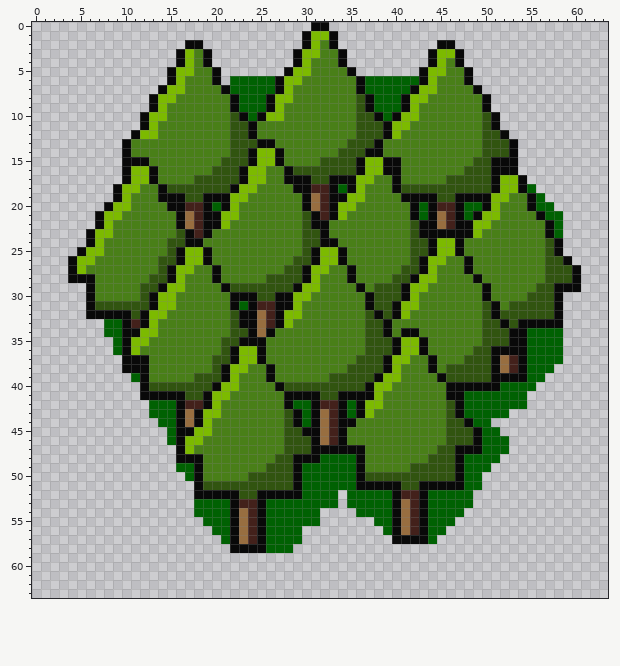
Edited in one commit: pixel-art sprite (public/assets/Tiles/Plains/Woods/sheet01.png). That is the earlier state.
The file is 64x64 pixels. Colours within 5 levels of each other are drawn and written as one.
New version:
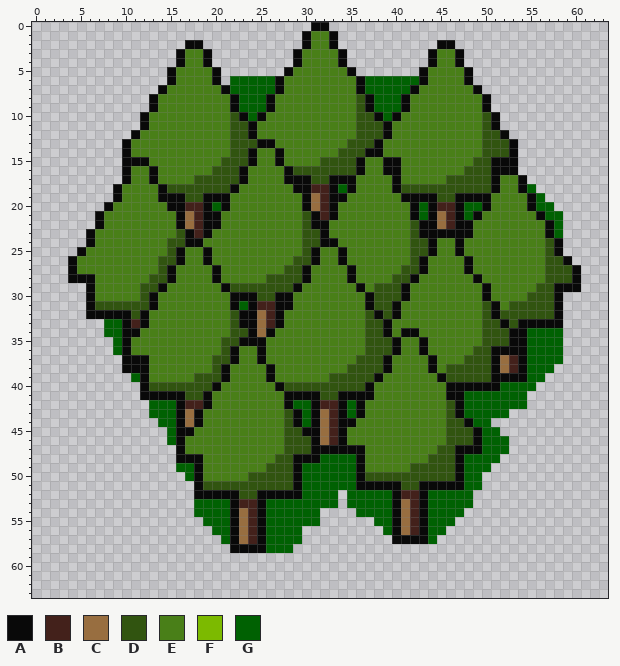
Palette (. is transparent): A #090909  B #43211b  C #986e40  D #315410  E #497f18  F #7cba00  G #006102
Edits made:
y 1: x 31..32 FF -> EE
y 2: x 31 F -> E
y 3: x 17 F -> E; x 30..31 FF -> EE; x 45..46 FF -> EE
y 4: x 17 F -> E; x 30 F -> E; x 45 F -> E
y 5: x 16..17 FF -> EE; x 29..30 FF -> EE; x 44..45 FF -> EE
y 6: x 16 F -> E; x 28..29 FF -> EE; x 44 F -> E
y 7: x 15..16 FF -> EE; x 28 F -> E; x 43..44 FF -> EE
y 8: x 14..15 FF -> EE; x 27..28 FF -> EE; x 42..43 FF -> EE
y 9: x 14 F -> E; x 27 F -> E; x 42 F -> E
y 10: x 13..14 FF -> EE; x 26..27 FF -> EE; x 41..42 FF -> EE
y 11: x 13 F -> E; x 40..41 FF -> EE
y 12: x 12..13 FF -> EE; x 40 F -> E
y 14: x 25..26 FF -> EE
y 15: x 25..26 FF -> EE; x 37..38 FF -> EE
y 16: x 11..12 FF -> EE; x 24..25 FF -> EE; x 37..38 FF -> EE
y 17: x 11..12 FF -> EE; x 24..25 FF -> EE; x 36..37 FF -> EE; x 52..53 FF -> EE
y 18: x 10..11 FF -> EE; x 23..24 FF -> EE; x 36 F -> E; x 52..53 FF -> EE
y 19: x 10 F -> E; x 22..23 FF -> EE; x 35..36 FF -> EE; x 51..52 FF -> EE
y 20: x 9..10 FF -> EE; x 22 F -> E; x 34..35 FF -> EE; x 51 F -> E
y 21: x 8..9 FF -> EE; x 21..22 FF -> EE; x 34 F -> E; x 50..51 FF -> EE
y 22: x 8 F -> E; x 21 F -> E; x 49..50 FF -> EE
y 23: x 7..8 FF -> EE; x 49 F -> E
y 24: x 7 F -> E; x 45..46 FF -> EE
y 25: x 6..7 FF -> EE; x 17..18 FF -> EE; x 32..33 FF -> EE; x 45..46 FF -> EE
y 26: x 5..6 FF -> EE; x 17..18 FF -> EE; x 32..33 FF -> EE; x 44..45 FF -> EE
y 27: x 5 F -> E; x 16..17 FF -> EE; x 31..32 FF -> EE; x 44 F -> E
y 28: x 16 F -> E; x 31 F -> E; x 43..44 FF -> EE
y 29: x 15..16 FF -> EE; x 30..31 FF -> EE; x 42..43 FF -> EE
y 30: x 14..15 FF -> EE; x 29..30 FF -> EE; x 42 F -> E
y 31: x 14..15 FF -> EE; x 29 F -> E; x 41..42 FF -> EE
y 32: x 13..14 FF -> EE; x 28..29 FF -> EE; x 41 F -> E
y 33: x 13 F -> E; x 28 F -> E
y 34: x 12..13 FF -> EE
y 35: x 11..12 FF -> EE; x 41..42 FF -> EE
y 36: x 11 F -> E; x 23..24 FF -> EE; x 41..42 FF -> EE
y 37: x 23..24 FF -> EE; x 40..41 FF -> EE
y 38: x 22..23 FF -> EE; x 40 F -> E
y 39: x 22 F -> E; x 39..40 FF -> EE
y 40: x 21..22 FF -> EE; x 38..39 FF -> EE
y 41: x 20..21 FF -> EE; x 38 F -> E
y 42: x 20 F -> E; x 37..38 FF -> EE
y 43: x 19..20 FF -> EE; x 37 F -> E
y 44: x 19 F -> E
y 45: x 18..19 FF -> EE
y 46: x 17..18 FF -> EE
y 47: x 17 F -> E
